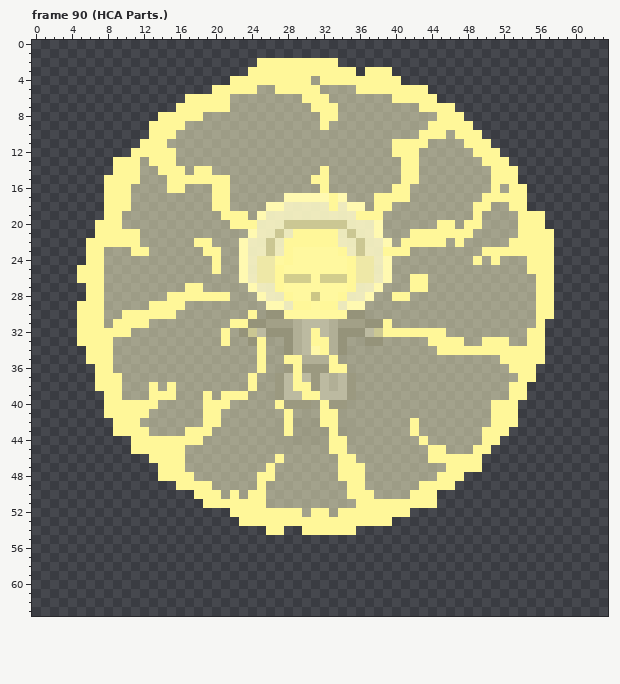
Pixel-art file -- Amity Chain (Art Files)/Digital Art/Sprites/Characters/BenedictSprite.aseprite. The picture above was drawn from the file before the commit.
64x64 pixels, 123 frames. Colours within 5 levels of each other are drawn and written as one. Shown: frame 90 (HCA Parts.). The commit also changed other frames, which this record leaves out.
New version:
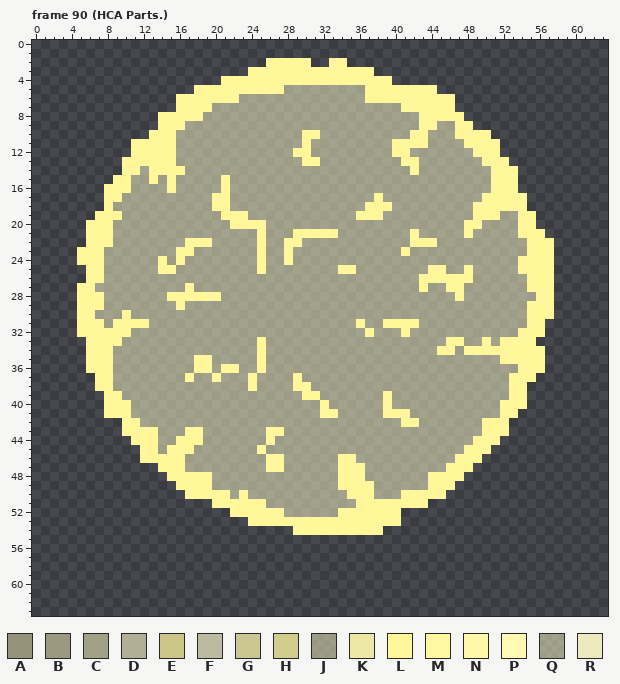
Palette (. is transparent): A #95937a  B #9b9980  C #a2a087  D #b1af96  E #ccc686  F #bcbaa1  G #cbc793  H #d2cd8d  J #e1deb291  K #eee8a7  L #fff799  M #fff89f  N #fff8a9  P #fff9b1  Q #fffbc980  R #fffbc9e7
The exact change:
Changed rows in their new state; - is an unchanged pixel.
Frame 90 (HCA Parts.), layers "Bolts", "Character":
first column x 5:
 2 --------------------.-----..-L-----------------------
 3 -------------------------------L-..------------------
 4 ----------------L---------L--------.-----------------
 5 -------------LL-----LL-QQQQ----Q-------L-------------
 6 -----------L-----L-------QQQ----LLL-----LL-----------
 7 ---------------QQ---------QQQ-------LL---------------
 8 ---------------------------QQ---------LL-------------
 9 --------.------------------Q----------L-QQ-----------
10 -------------------------LL----------L-QQ----L-------
11 ------L---L--------------L--------------------L------
12 ------------------------LL-----------Q---------------
13 ----.--L-----------------LL--------------------------
14 ----.---L----QQ------------Q--------Q----------------
15 ---.--Q-L--QQQQQ----------QQ--------QQ---------------
16 -----------Q---Q-----------Q-------QQ----------L-.---
17 -----Q-----------------QQQQQQQ----QQQ----------------
18 ----QQ---------------QQQQQQQQQQQL-------------LL-----
19 --L-----------------QQQQQQQQQQQ--------------LL----.-
20 -L--Q---------------LQQQQQQQQQQQQQ------QQ---------.-
21 -L--QQQ------------QLQQQ-----QQQQQ----QQQQQ---------.
22 ----QQQ-----L-----QQLQQ--QQQQQQQQQQ-Q---Q-Q-----QQ---
23 L-----QQ---LL-QQ--QQLQQ-QQQQQQQQQQQQ---------QQQQQ---
24 L--------L-L---Q--QQLQQ-QQQQQQQQQQQ---------Q-Q--L---
25 .--------LL----Q--QQLQQQQQQQQL-QQQQ----LL--L-----L---
26 .-----------------QQQQQQQQQQQQQQQQQ--Q-LLLLL------L--
27 L-Q----------Q-----QQQQQQQQQQQQQQQ---Q---LL-------L--
28 L---------------Q---QQQQQQQQQQQQQ--QQ-----L----------
29 --------QQQ----------QQQQQQQQQQQ------------------L--
30 --Q---QQQQQ--------Q-QQQQQQQQQQQ------------------L--
31 -----------------QQQQQQQQQQQQQQLQQ-LLL------------L--
32 ----------------Q-QQQQQQQQQQQQQQLQQQ-QQQQ--------L---
33 .---L-----------Q--Q---QQQQQQQ--QQ-----QQ-----Q-LL-.-
34 -----------------------QQQQQQQ------------Q----------
35 -------------LL--------QQQQQQ------------------------
36 -L-----------LL-LL-----QQQQQQQ------------------Q--L-
37 ----Q-------L--L------QQ-QQQQQQ-----------------L----
38 ----Q---Q-Q-----------QQ--QQQQQ----------------------
39 --------QQQ---Q-QQQ---QQQ--QQQQ---L------------------
40 ------QQQ-----QQQ-----QQQQ--QQ----L-----------Q--L---
41 ------QQ------QQ-------Q----------LLL---------Q------
42 ----.---------QQ-------QQQQQQQ------L--------L--.----
43 ----.---L-----Q------LLQQQQQQQQ------Q---------------
44 ---------QQ----------L-QQQQQQQ--------Q-----L--------
45 ------.--Q--L-------L-------QQ---------QQ--L---------
46 -------L-------------L-----------------QQQ-----------
47 ----------------------L---------------------.--------
48 ---------.---LL-----QQ-----------------L-------------
49 --------------------Q--------L--L-----Q--------------
50 ------------L---LQLQQ---------------L---L------------
51 --------------.------------------------.-------------
52 -----------------------QQ-QQ--------.----------------
53 ------------------.----------------L-----------------
54 ---------------------..-L------LLL-------------------
Pixel boxes of the changes (left, top, right, bottom) in both pictures:
changed: (77, 58, 554, 535)
